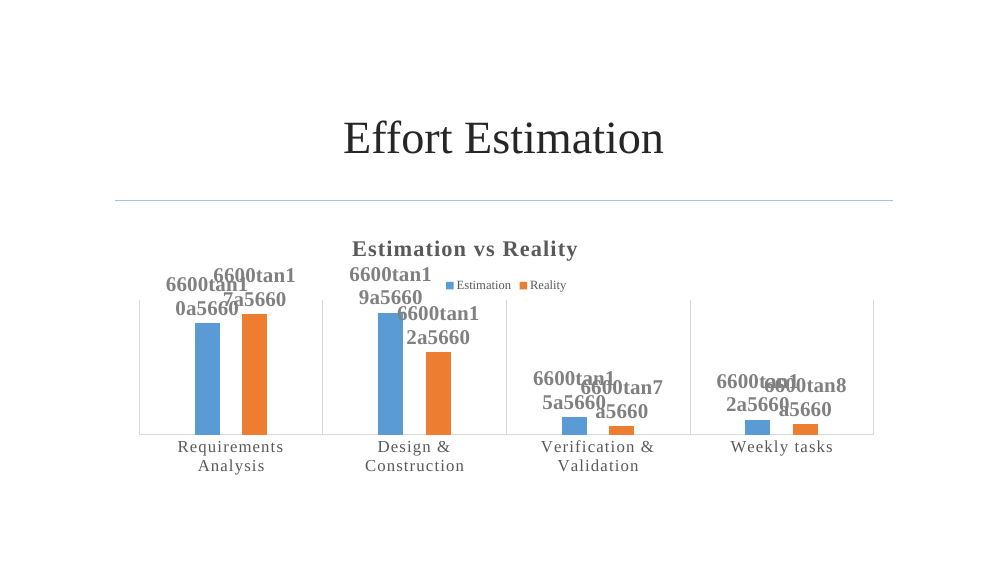
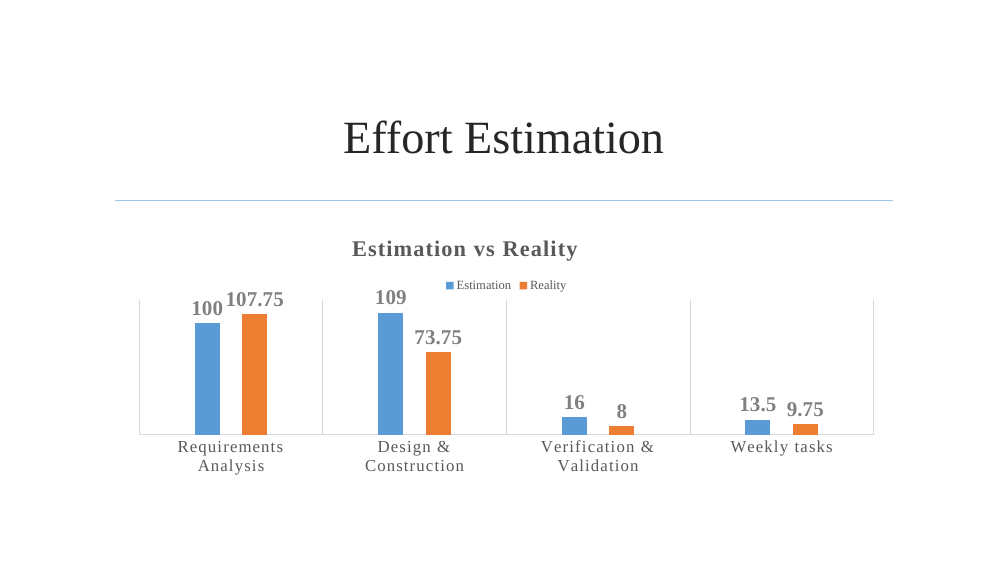
Before and after one commit to jmgirao/projetosoftware1213, a slide deck: slide 16 of Final Presentation/Presentation.pptx (slide 18 before the commit). Drawn at 1008x567 pixels with LibreOffice and Linux fonts; fonts in the diff are those of the drawing; background and template pictures are left out. Boxes give left, top, right and bottom in pixels: in the first picture for what was removed or moved away, otherwise in the second. Text is boxed around its words. In the diff, an @@ line names an element or a change of style, - is before the commit and + after.

```diff
--- a/Final Presentation/Presentation.pptx
+++ b/Final Presentation/Presentation.pptx
@@ column chart at bbox=[124, 224, 889, 481] @@
@@ title "Estimation vs Reality" to "Estimation vs Reality " @@
@@ data labels of Estimation changed @@
@@ data labels of Reality changed @@
@@ value axis changed @@
```
Also in this commit, not shown: 3 other slides changed, 3 slides removed.
